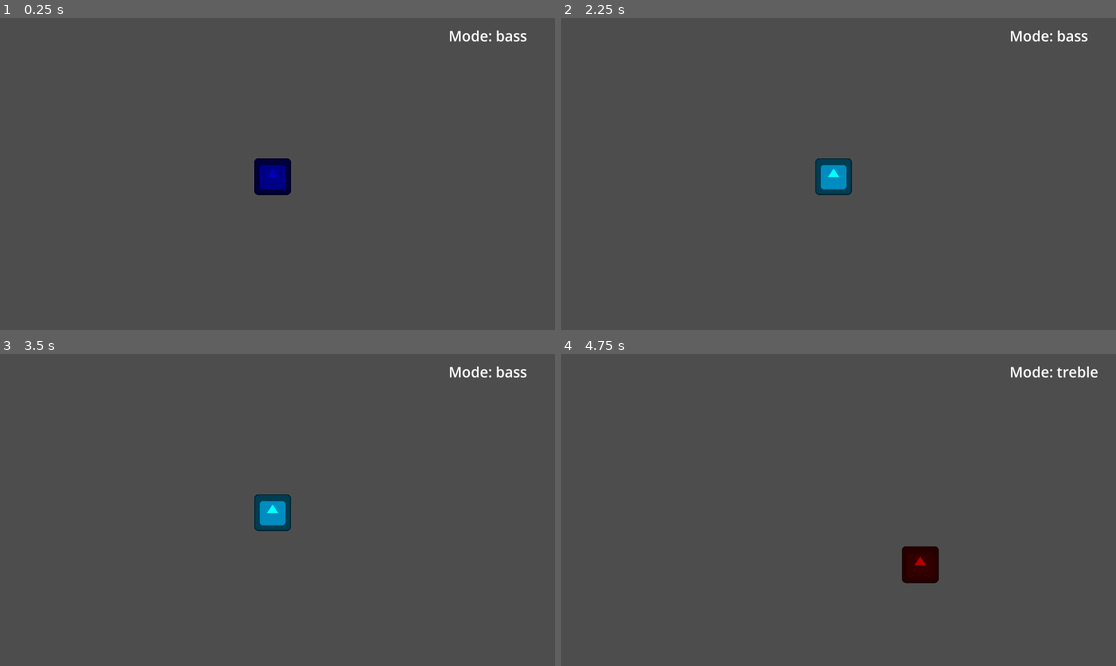
Above: before the commit, frames 1-4 (two rows, left to right).
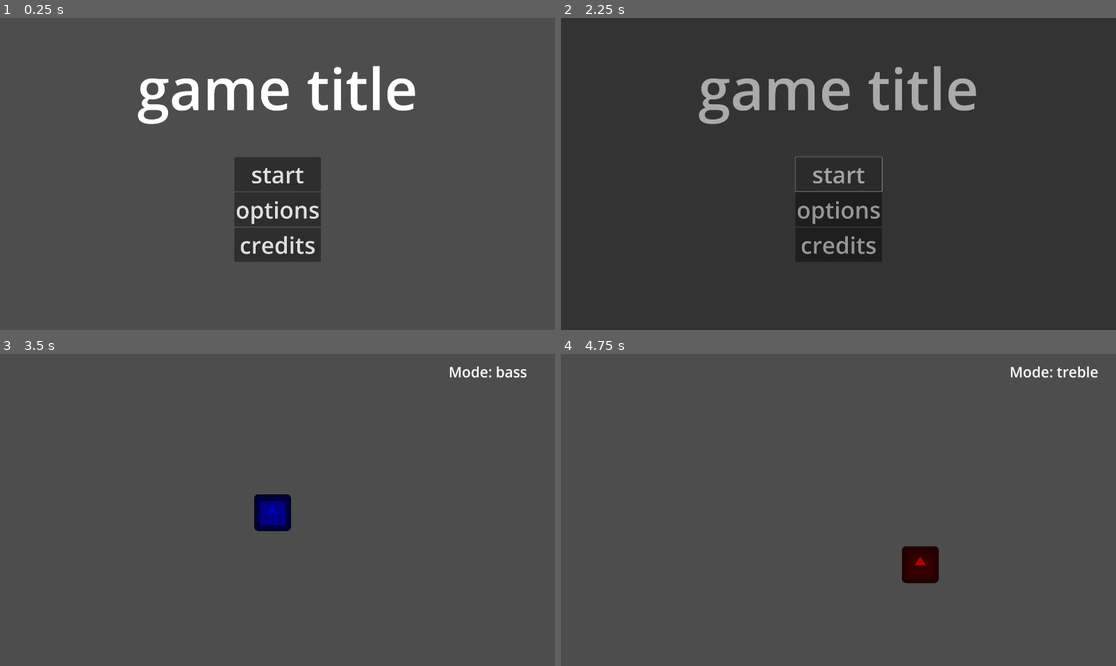
Above: after the commit, the same moments.

Repository: IAmToolbox/Composers-n-Devs-Jam
Game: Godot game, scene res://menu/title/title_screen.tscn
Two runs of this game, one before a commit and one after it. Both use one fixed random seed, a clock stepped at 60 frames per second and the inputs below. Before the commit the project starts from res://level/main_level.tscn. The engine's default icon, where the game draws it, is replaced by a stand-in: a white triangle on a blue panel in a dark square.
Inputs (mouse positions are in pixels of both pictures, inside the frame that each line leads up to):
- Up to frame 1 (0.25 s): no input
- Up to frame 2 (2.25 s): click (838, 208) at 0.5 s, where only the run after the commit has a clickable "options"; click (838, 245) at 1.25 s, where only the run after the commit has a clickable "credits"; click (838, 174) at 2 s, where only the run after the commit has a clickable "start"
- Up to frame 3 (3.5 s): click (277, 510) at 2.75 s, where only the run after the commit has a clickable "start"
- Up to frame 4 (4.75 s): move the mouse to (960, 494) at 3.52 s; hold D (right) 3.53-4.28 s; click (960, 494) at 3.6 s; move the mouse to (727, 525) at 4.27 s; hold S (down) from 4.28 s (still down); tap Q (switch_mode) at 4.35 s

The runs differ from the first frame. In frame 1, 7.8% of the frame differs, in the area x 24-95%, y 4-79%; in frame 2, 99%, in the area x 0-100%, y 0-100%; in frame 3, 0.8%; in frame 4, nothing differs.

Commit message:
added basic screen transitions

Diff:
--- /dev/null
+++ b/menu/screen_trans.gd
@@ -0,0 +1,15 @@
+extends CanvasLayer
+
+func load_in(path : String): ##must be a string that contains a resource path
+	var scene = load(path).instantiate()
+
+	$AnimationPlayer.play("load_in")
+	await $AnimationPlayer.animation_finished
+
+	get_tree().change_scene_to_file(path)
+
+	load_out()
+
+func load_out():
+	$AnimationPlayer.play("load_out")
+	await $AnimationPlayer.animation_finished
--- /dev/null
+++ b/menu/title/title_screen.gd
@@ -0,0 +1,13 @@
+extends Control
+
+
+func _on_start_pressed() -> void:
+	SCREEN_TRANS.load_in("res://level/main_level.tscn")
+
+
+func _on_options_pressed() -> void:
+	pass # Replace with function body.
+
+
+func _on_credits_pressed() -> void:
+	pass # Replace with function body.
--- /dev/null
+++ b/menu/title/title_screen.tscn
@@ -0,0 +1,117 @@
+[gd_scene load_steps=2 format=3 uid="uid://cj8de0sp2j0ud"]
+
+[ext_resource type="Script" uid="uid://clryy4xkrcjlm" path="res://menu/title/title_screen.gd" id="1_chcnu"]
+
+[node name="title_screen" type="Control"]
+layout_mode = 3
+anchors_preset = 15
+anchor_right = 1.0
+anchor_bottom = 1.0
+grow_horizontal = 2
+grow_vertical = 2
+script = ExtResource("1_chcnu")
+
+[node name="title" type="RichTextLabel" parent="."]
+layout_mode = 1
+anchors_preset = 8
+anchor_left = 0.5
+anchor_top = 0.5
+anchor_right = 0.5
+anchor_bottom = 0.5
+offset_left = -611.5
+offset_top = -435.0
+offset_right = 611.5
+offset_bottom = -35.0
+grow_horizontal = 2
+grow_vertical = 2
+theme_override_font_sizes/normal_font_size = 200
+bbcode_enabled = true
+text = "[center]game title"
+
+[node name="con" type="VBoxContainer" parent="."]
+layout_mode = 1
+anchors_preset = 8
+anchor_left = 0.5
+anchor_top = 0.5
+anchor_right = 0.5
+anchor_bottom = 0.5
+offset_left = -149.5
+offset_top = -58.0
+offset_right = 149.5
+offset_bottom = 304.0
+grow_horizontal = 2
+grow_vertical = 2
+
+[node name="start" type="Button" parent="con"]
+custom_minimum_size = Vector2(200, 100)
+layout_mode = 2
+theme_override_font_sizes/font_size = 80
+text = "start"
+
+[node name="options" type="Button" parent="con"]
+custom_minimum_size = Vector2(200, 100)
+layout_mode = 2
+theme_override_font_sizes/font_size = 80
+text = "options"
+
+[node name="credits" type="Button" parent="con"]
+custom_minimum_size = Vector2(200, 100)
+layout_mode = 2
+theme_override_font_sizes/font_size = 80
+text = "credits
+"
+
+[node name="options" type="Control" parent="."]
+visible = false
+anchors_preset = 0
+offset_right = 40.0
+offset_bottom = 40.0
+
+[node name="credits" type="Control" parent="."]
+visible = false
+custom_minimum_size = Vector2(1920, 1080)
+layout_mode = 1
+anchors_preset = 0
+offset_right = 40.0
+offset_bottom = 40.0
+
+[node name="Panel" type="Panel" parent="credits"]
+custom_minimum_size = Vector2(300, 500)
+layout_mode = 1
+anchors_preset = 8
+anchor_left = 0.5
+anchor_top = 0.5
+anchor_right = 0.5
+anchor_bottom = 0.5
+offset_left = -150.0
+offset_top = -250.0
+offset_right = 150.0
+offset_bottom = 250.0
+grow_horizontal = 2
+grow_vertical = 2
+
+[node name="RichTextLabel" type="RichTextLabel" parent="credits/Panel"]
+custom_minimum_size = Vector2(300, 400)
+layout_mode = 1
+anchors_preset = 8
+anchor_left = 0.5
+anchor_top = 0.5
+anchor_right = 0.5
+anchor_bottom = 0.5
+offset_left = -150.0
+offset_top = -200.0
+offset_right = 150.0
+offset_bottom = 200.0
+grow_horizontal = 2
+grow_vertical = 2
+theme_override_font_sizes/normal_font_size = 50
+bbcode_enabled = true
+text = "[center]credits
+
+go
+
+here!!!"
+
+[connection signal="pressed" from="con/start" to="." method="_on_start_pressed"]
+[connection signal="pressed" from="con/options" to="." method="_on_options_pressed"]
+[connection signal="pressed" from="con/credits" to="." method="_on_credits_pressed"]
--- /dev/null
+++ b/menu/transition.tscn
@@ -0,0 +1,76 @@
+[gd_scene load_steps=6 format=3 uid="uid://b5iajp31fcp2f"]
+
+[ext_resource type="Script" uid="uid://bukbo666eiib" path="res://menu/screen_trans.gd" id="1_tgo37"]
+
+[sub_resource type="Animation" id="Animation_tgo37"]
+resource_name = "load_in"
+length = 0.7500017
+step = 0.016666668
+tracks/0/type = "value"
+tracks/0/imported = false
+tracks/0/enabled = true
+tracks/0/path = NodePath("ColorRect:color")
+tracks/0/interp = 1
+tracks/0/loop_wrap = true
+tracks/0/keys = {
+"times": PackedFloat32Array(0, 0.5),
+"transitions": PackedFloat32Array(1, 1),
+"update": 0,
+"values": [Color(0, 0, 0, 0), Color(0, 0, 0, 1)]
+}
+
+[sub_resource type="Animation" id="Animation_51re6"]
+length = 0.001
+tracks/0/type = "value"
+tracks/0/imported = false
+tracks/0/enabled = true
+tracks/0/path = NodePath("ColorRect:color")
+tracks/0/interp = 1
+tracks/0/loop_wrap = true
+tracks/0/keys = {
+"times": PackedFloat32Array(0),
+"transitions": PackedFloat32Array(1),
+"update": 0,
+"values": [Color(0, 0, 0, 0)]
+}
+
+[sub_resource type="Animation" id="Animation_jb3rd"]
+resource_name = "load_out"
+length = 0.7500017
+step = 0.016666668
+tracks/0/type = "value"
+tracks/0/imported = false
+tracks/0/enabled = true
+tracks/0/path = NodePath("ColorRect:color")
+tracks/0/interp = 1
+tracks/0/loop_wrap = true
+tracks/0/keys = {
+"times": PackedFloat32Array(0, 0.5),
+"transitions": PackedFloat32Array(1, 1),
+"update": 0,
+"values": [Color(0, 0, 0, 1), Color(0, 0, 0, 0)]
+}
+
+[sub_resource type="AnimationLibrary" id="AnimationLibrary_jb3rd"]
+_data = {
+&"RESET": SubResource("Animation_51re6"),
+&"load_in": SubResource("Animation_tgo37"),
+&"load_out": SubResource("Animation_jb3rd")
+}
+
+[node name="transition" type="CanvasLayer"]
+script = ExtResource("1_tgo37")
+
+[node name="AnimationPlayer" type="AnimationPlayer" parent="."]
+libraries = {
+&"": SubResource("AnimationLibrary_jb3rd")
+}
+
+[node name="ColorRect" type="ColorRect" parent="."]
+anchors_preset = 15
+anchor_right = 1.0
+anchor_bottom = 1.0
+grow_horizontal = 2
+grow_vertical = 2
+mouse_filter = 2
+color = Color(0, 0, 0, 0)
--- a/project.godot
+++ b/project.godot
@@ -11,9 +11,13 @@
 [application]
 
 config/name="Composers 'n' Devs Jam"
-run/main_scene="uid://1ihtj3tw6hrw"
+run/main_scene="uid://cj8de0sp2j0ud"
 config/features=PackedStringArray("4.5", "Forward Plus")
 config/icon="res://icon.svg"
+
+[autoload]
+
+SCREEN_TRANS="*res://menu/transition.tscn"
 
 [display]
 
Not shown, added: menu/screen_trans.gd.uid
Not shown, added: menu/title/title_screen.gd.uid
